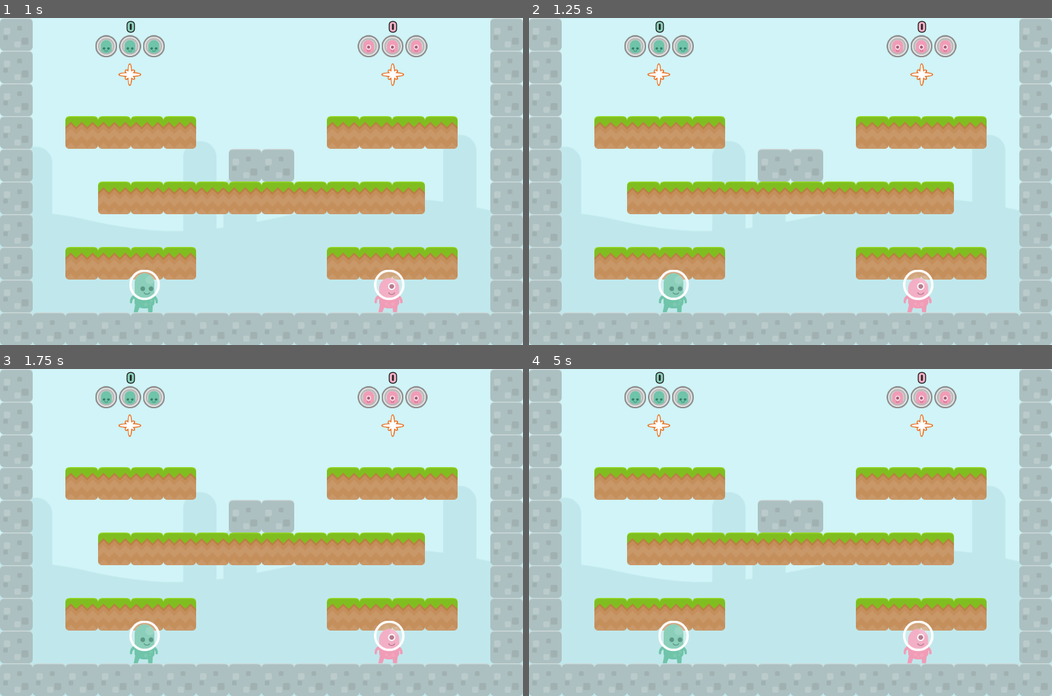
Above: before the commit, frames 1-4 (two rows, left to right).
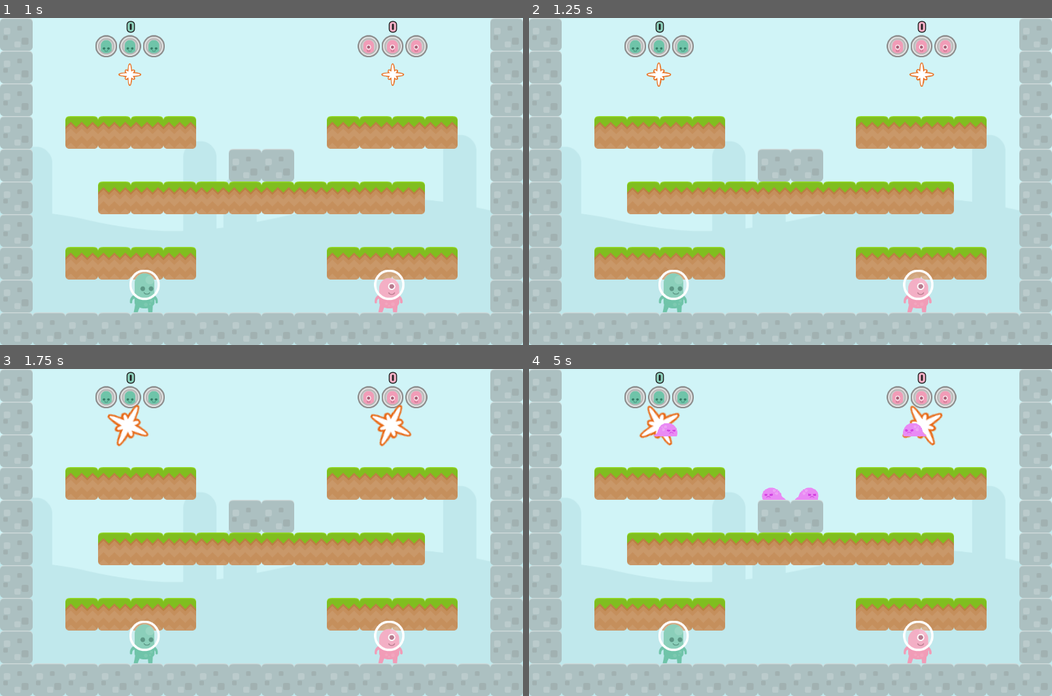
Above: after the commit, the same moments.

Repository: doctor-g/AltNaGaDeMon2021
Game: Godot game, scene res://World/World.tscn
Same seed, same stepped clock (60 frames per second), same inputs: the game is played once before the commit and once after it.
Inputs:
- Up to frame 1 (1 s): tap Enter at 0.5 s
- Up to frame 2 (1.25 s): no input
- Up to frame 3 (1.75 s): no input
- Up to frame 4 (5 s): no input

Frame 1 is identical in both runs. In frame 2, 0.2% of the frame differs, in the area x 22-78%, y 13-21%; in frame 3, 0.9%; in frame 4, 1.2%, in the area x 21-80%, y 11-40%.

Commit message:
Move spawning logic to the run function of the level

Diff:
--- a/project/Spawner/Spawner.gd
+++ b/project/Spawner/Spawner.gd
@@ -8,29 +8,19 @@
 const _LEFT := 0
 const _RIGHT := 1
 
-# The number of enemies to spawn before this spawner is done
-export var number_to_spawn := 3
-
-# Which direction are things facing that come forth
-export(int, "left", "right") var facing := _LEFT
+var _enemy:Node2D
 
 onready var _anim_player := $AnimationPlayer
 
-func spawn():
-	var enemy :Node2D = _SLIME.instance()
-	enemy.global_position = global_position
-	enemy.direction = Vector2.LEFT if facing==_LEFT else Vector2.RIGHT
-	get_parent().add_child(enemy)
-	number_to_spawn -= 1
-	emit_signal("enemy_spawned", enemy)
-
-
-func _on_WaitTimer_timeout():
+func spawn(scene:PackedScene, facing_left:bool=true):
+	_enemy = scene.instance()
+	_enemy.global_position = global_position
+	_enemy.direction = Vector2.LEFT if facing_left else Vector2.RIGHT
+	# This will start the spawn anim, which at the right point,
+	# will call add_spawned_enemy, which adds _enemy as a child
 	_anim_player.play("spawn")
 
 
-func _on_AnimationPlayer_animation_finished(anim_name):
-	if anim_name=="spawn" and number_to_spawn==0:
-		_anim_player.play("disappear")
-	elif anim_name=="disappear":
-		queue_free()
+func _add_spawned_enemy():
+	get_parent().add_child(_enemy)
+	emit_signal("enemy_spawned", _enemy)
--- a/project/Spawner/Spawner.tscn
+++ b/project/Spawner/Spawner.tscn
@@ -59,7 +59,7 @@
 "transitions": PoolRealArray( 1 ),
 "values": [ {
 "args": [  ],
-"method": "spawn"
+"method": "_add_spawned_enemy"
 } ]
 }
 tracks/2/type = "value"
@@ -85,10 +85,3 @@
 anims/RESET = SubResource( 2 )
 anims/disappear = SubResource( 3 )
 anims/spawn = SubResource( 1 )
-
-[node name="WaitTimer" type="Timer" parent="."]
-wait_time = 5.0
-autostart = true
-
-[connection signal="animation_finished" from="AnimationPlayer" to="." method="_on_AnimationPlayer_animation_finished"]
-[connection signal="timeout" from="WaitTimer" to="." method="_on_WaitTimer_timeout"]
--- a/project/World/Level.gd
+++ b/project/World/Level.gd
@@ -6,19 +6,17 @@
 var players := []
 
 var _enemies := 0
-var _spawners := 0
+var _spawning_complete := false
 
 onready var _game_over_label := $HUD/GameOverLabel
+onready var _spawners = $Spawners.get_children()
 
 func _ready():
 	assert(not players.empty(), "players variable must be set")
 
 	for spawner in $Spawners.get_children():
-		_spawners += 1
 		# warning-ignore:return_value_discarded
 		spawner.connect("enemy_spawned", self, "_on_Spawner_enemy_spawned")
-		# warning-ignore:return_value_discarded
-		spawner.connect("tree_exited", self, "_on_Spawner_tree_exited")
 
 	# Spawn the pawns
 	for i in range(0,players.size()):
@@ -27,6 +25,19 @@
 		# warning-ignore:return_value_discarded
 		player.connect("lives_changed", self, "_on_Player_lives_changed", [player])
 		$HUD/TopBar.add_child(player.make_hud())
+
+	_run()
+
+
+# Run this level
+func _run():
+	var Slime := preload("res://Enemies/Slime/Slime.tscn")
+	yield(get_tree().create_timer(1.0), "timeout")
+	for _i in range(0,2):
+		_spawners[0].spawn(Slime, true)
+		_spawners[1].spawn(Slime, false)
+		yield(get_tree().create_timer(3.0), "timeout")
+	_spawning_complete = true
 
 
 func _on_Spawner_enemy_spawned(enemy:Node2D)->void:
@@ -40,13 +51,8 @@
 	_check_end_of_level()
 
 
-func _on_Spawner_tree_exited()->void:
-	_spawners -= 1
-	_check_end_of_level()
-
-
 func _check_end_of_level()->void:
-	if _spawners==0 and _enemies==0:
+	if _enemies==0 and _spawning_complete:
 		emit_signal("complete")
 
 
--- a/project/World/Level.tscn
+++ b/project/World/Level.tscn
@@ -125,4 +125,3 @@
 
 [node name="Spawner2" parent="Spawners" instance=ExtResource( 5 )]
 position = Vector2( 277, 120 )
-facing = 1
